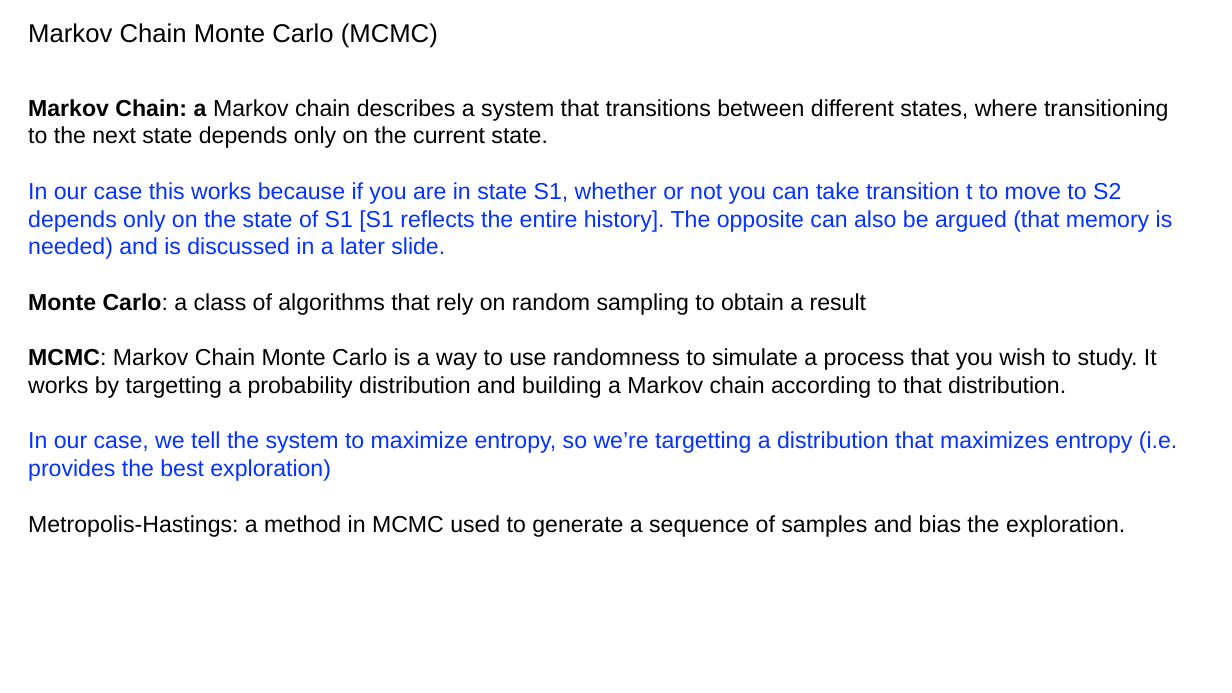
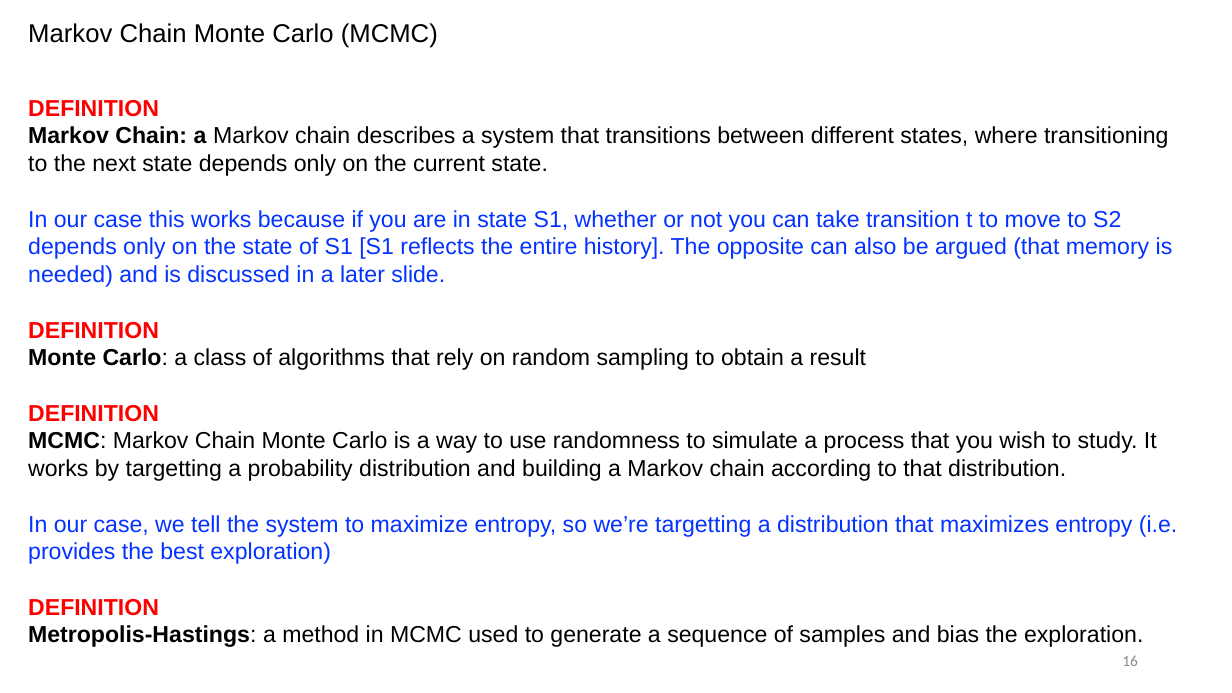
Before and after one commit to cubicle-model-checker/cubicle, a slide deck: slide 16 of mcmc_method.pptx. Drawn at 1232x693 pixels with LibreOffice and Linux fonts; fonts in the diff are those of the drawing. Boxes give left, top, right and bottom in pixels: in the first picture for what was removed or moved away, otherwise in the second. Text is boxed around its words. In the diff, an @@ line names an element or a change of style, - is before the commit and + after.

```diff
--- a/mcmc_method.pptx
+++ b/mcmc_method.pptx
@@ text at (x1=28, y1=100, x2=159, y2=117): paragraph added @@
+DEFINITION
@@ text at (x1=28, y1=322, x2=159, y2=339): paragraph added @@
+DEFINITION
@@ text at (x1=28, y1=405, x2=159, y2=422): paragraph added @@
+DEFINITION
@@ text at (x1=28, y1=599, x2=159, y2=616): paragraph added @@
+DEFINITION
@@ text at (x1=28, y1=625, x2=1143, y2=647): bold on in "Metropolis-Hastings:" @@
@@ page number added at (x1=1122, y1=655, x2=1138, y2=666), 12 pt, text #8C8C8C @@
+16
```
Also in this commit, not shown: 23 other slides changed, 6 slides added.
